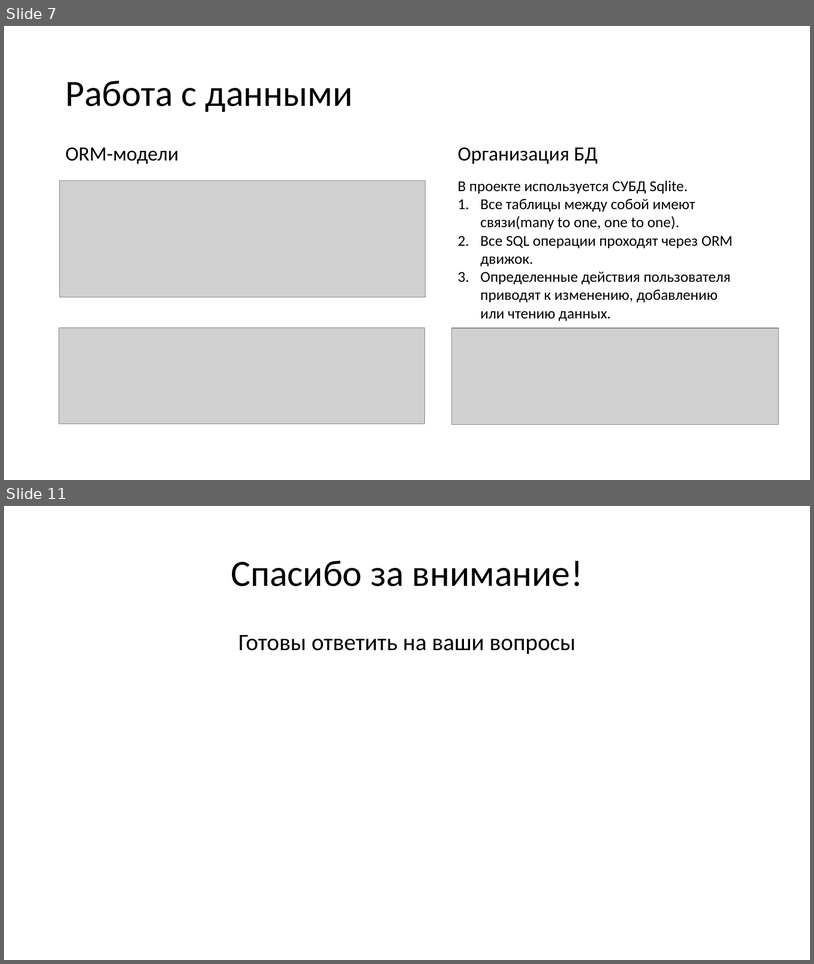
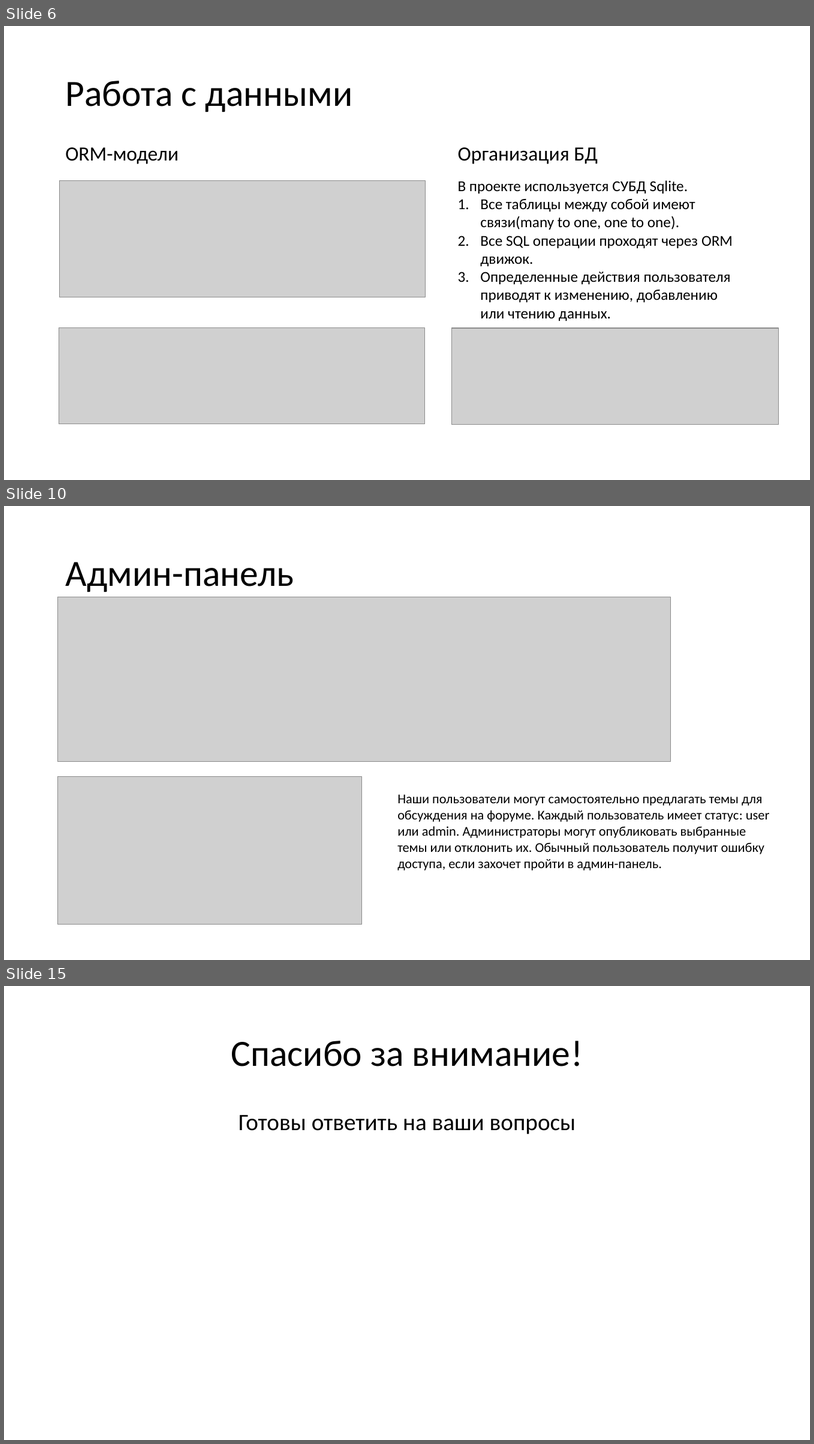
Before and after one commit to andrey3304/The_greatest_project_of_our_time, a slide deck: materials/Presentation.pptx. Shown one above the other, each under a label of ours: slides 7 and 11 before the commit, slides 6, 10 and 15 after it; the slides between them are not shown. The pictures are 814x964 and 814x1444 pixels, drawn with LibreOffice and Linux fonts; fonts in the diff are those of the drawing; grey boxes stand for pictures. Boxes give left, top, right and bottom in pixels: in the first picture for what was removed or moved away, otherwise in the second. Text is boxed around its words. In the diff, an @@ line names an element or a change of style, - is before the commit and + after.

```diff
--- a/materials/Presentation.pptx
+++ b/materials/Presentation.pptx
@@ slide 10 added at (4,506,810,960), background #FFFFFF @@
@@ title added at (65,562,294,592), 44 pt, text #000000 @@
+Админ-панель
@@ picture added at (58,597,671,761) @@
@@ picture added at (58,777,362,924) @@
@@ text added at (398,794,770,870), 16 pt, text #000000 @@
+Наши пользователи могут самостоятельно предлагать темы для обсуждения на форуме. Каждый пользователь имеет статус: user или admin. Администраторы могут опубликовать выбранные темы или отклонить их. Обычный пользователь получит ошибку доступа, если захочет пройти в админ-панель.
@@ what was slide 7 is now slide 6 @@
@@ what was slide 11 is now slide 15 @@
```
Also in this commit, not shown: 4 slides changed, 7 other slides added, 4 slides removed, 1 other file.
